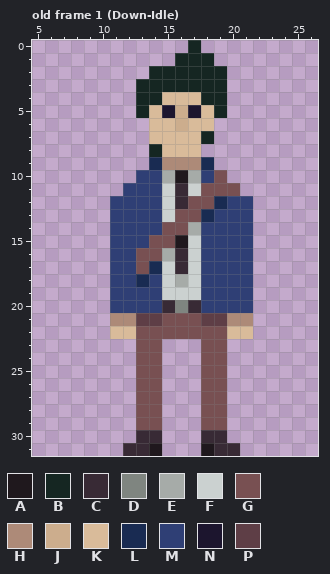
One commit to this pixel-art file: assets_builders/Art/Teo.aseprite. That is the earlier state.
32x32 pixels, 329 frames. Shown: old frame 1 (Down-Idle): x 5..26, y 0..31. The commit also changed other frames, which this record leaves out.
Palette (. is transparent): A #1f181d  B #152622  C #382a35  D #7f8580  E #a6aba8  F #cbd1d0  G #785052  H #ad8a78  J #ccad8d  K #d9bb9a  L #192b52  M #2f3f75  N #1c152e  P #5e3e46
Pixels before, old frame 1 (Down-Idle), first column x 11:
 0 ......B....
 1 .....BBB...
 2 ...BBBBBB..
 3 ..BBBBBBB..
 4 ..BBKKKBB..
 5 ..BKNJNKB..
 6 ...KKJKK...
 7 ...KKKKB...
 8 ...BKKK....
 9 ...LHHHL...
10 ..MMEAEMG..
11 .MMMFCFGGG.
12 MMMMFCGGLMM
13 MMMMFGGLMMM
14 MMMMGGEMMMM
15 MMMGGAFMMMM
16 MMGGECFMMMM
17 MMGLFCFMMMM
18 MMLMFEFMMMM
19 MMMMFFFMMMM
20 MMMMCDCMMMM
21 HHPPGGGPPHH
22 KKGGGGGGGKK
23 ..GG...GG..
24 ..GG...GG..
25 ..GG...GG..
26 ..GG...GG..
27 ..GG...GG..
28 ..GG...GG..
29 ..GG...GG..
30 ..CC...CC..
31 .CCA...ACC.
The same view after the edit:
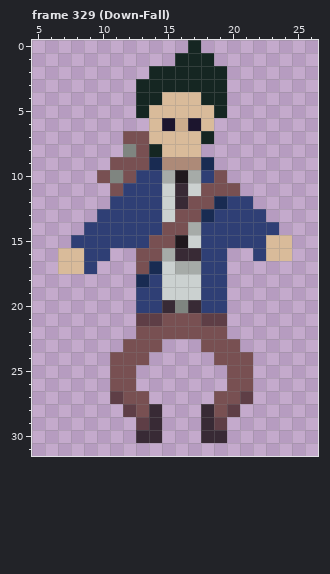
A new or re-ordered frame is compared with the old frame closest to it.
Change:
frames 329 -> 361
Changed rows in their new state; - is an unchanged pixel.
Frame 329 (Down-Fall) is new; against old frame 1 (Down-Idle):
first column x 7:
 5 --------KKK-------
 6 --------N-N-------
 7 -----GG-----------
 8 -----DG-----------
 9 ----GGG-----------
10 ---GDG------------
11 ----G-------------
13 ---M-----------M--
14 --MM-----------MM-
15 -MMM-----------MKK
16 KKMM..----C--..MKK
17 KKM-..---EE--..---
18 ----..---F---..---
19 ----..-------..---
20 ----..-------..---
21 ----..-------..---
22 ----..-------..---
23 -----G-------G----
24 ----GG-.---.-GG---
25 ----GG..---..GG---
26 ----GG..---..GG---
27 ----PG-.---.-GP---
28 -----P-C---C-P----
29 ------PC---CP-----
31 -----...---...----
Where, in picture pixels (left, top, right, bottom), the same in both pictures:
changed: (58, 105, 292, 456)
